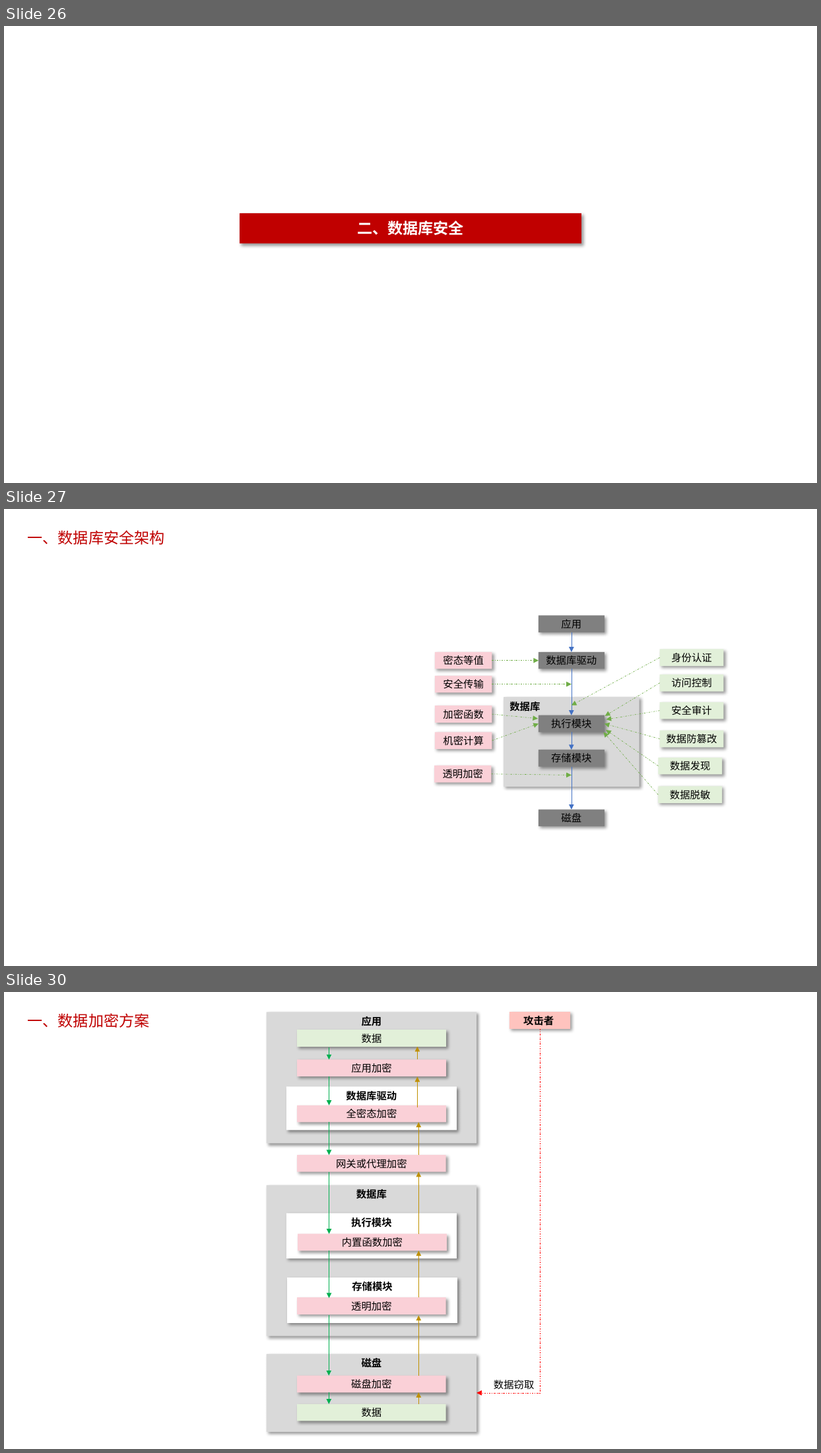
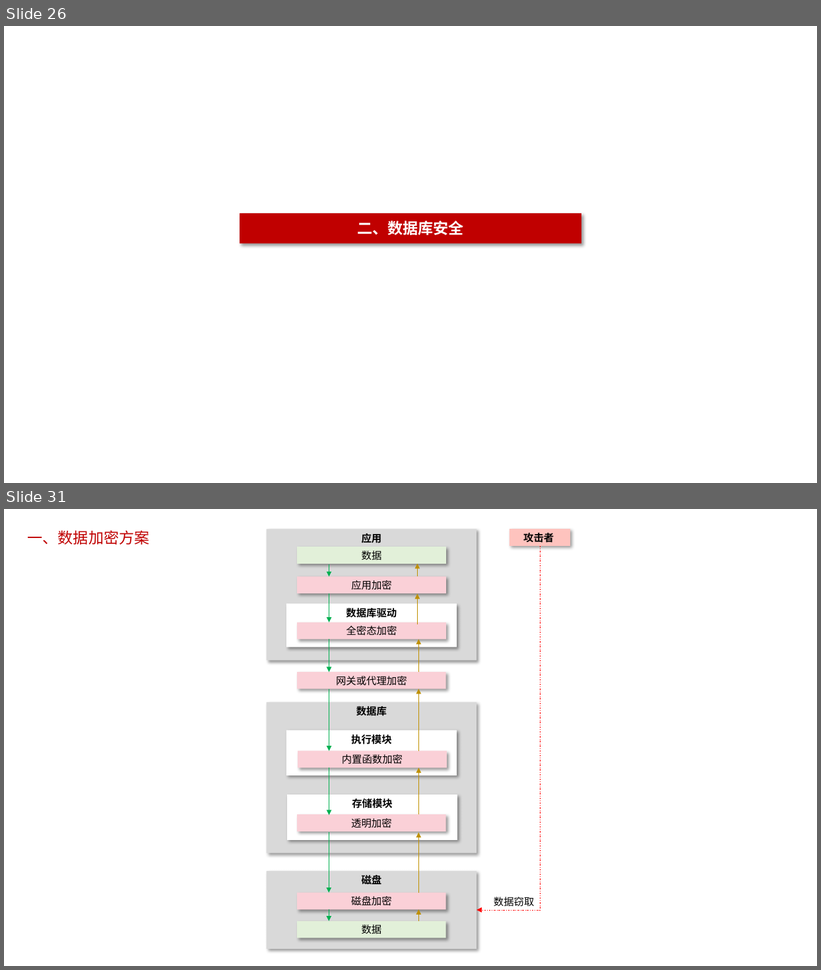
Before and after one commit to poorkk/lorand, a slide deck: source/doc/数据库安全.pptx. Shown one above the other, each under a label of ours: slides 26, 27 and 30 before the commit, slides 26 and 31 after it; the slides between them are not shown. The pictures are 821x1453 and 821x970 pixels, drawn with LibreOffice and Linux fonts; fonts in the diff are those of the drawing. Boxes give left, top, right and bottom in pixels: in the first picture for what was removed or moved away, otherwise in the second. Text is boxed around its words. In the diff, an @@ line names an element or a change of style, - is before the commit and + after.

```diff
--- a/source/doc/数据库安全.pptx
+++ b/source/doc/数据库安全.pptx
@@ slide 27 removed at (4, 509, 817, 966), background #FFFFFF @@
@@ text removed at (28, 530, 165, 545) @@
-一、数据库安全架构
@@ rectangle removed at (539, 616, 605, 633) @@
-应用
@@ arrow removed from (572, 633) to (572, 652) @@
@@ rectangle removed at (435, 652, 492, 669) @@
-密态等值
@@ arrow removed from (492, 661) to (539, 661) @@
@@ rectangle removed at (539, 652, 605, 669) @@
-数据库驱动
@@ arrow removed from (660, 658) to (572, 706) @@
@@ rectangle removed at (660, 650, 724, 666) @@
-身份认证
@@ rectangle removed at (435, 676, 492, 693) @@
-安全传输
@@ arrow removed from (492, 684) to (572, 684) @@
@@ arrow removed from (572, 669) to (572, 715) @@
@@ arrow removed from (660, 683) to (605, 716) @@
@@ rectangle removed at (660, 675, 724, 692) @@
-访问控制
@@ rectangle removed at (435, 706, 492, 723) @@
-加密函数
@@ rectangle removed at (504, 698, 639, 787) @@
-数据库
@@ rectangle removed at (660, 702, 724, 720) @@
-安全审计
@@ arrow removed from (492, 714) to (539, 719) @@
@@ arrow removed from (492, 741) to (539, 723) @@
@@ rectangle removed at (539, 715, 605, 732) @@
-执行模块
@@ arrow removed from (660, 739) to (605, 723) @@
@@ arrow removed from (660, 711) to (607, 720) @@
@@ rectangle removed at (435, 732, 492, 749) @@
-机密计算
@@ arrow removed from (572, 732) to (572, 750) @@
@@ arrow removed from (659, 795) to (604, 732) @@
@@ arrow removed from (659, 766) to (606, 730) @@
@@ rectangle removed at (660, 730, 724, 747) @@
-数据防篡改
@@ rectangle removed at (435, 766, 491, 783) @@
-透明加密
@@ rectangle removed at (539, 750, 605, 767) @@
-存储模块
@@ rectangle removed at (659, 758, 723, 775) @@
-数据发现
@@ arrow removed from (491, 774) to (572, 776) @@
@@ arrow removed from (572, 767) to (572, 810) @@
@@ rectangle removed at (659, 787, 723, 803) @@
-数据脱敏
@@ rectangle removed at (539, 810, 605, 827) @@
-磁盘
@@ what was slide 30 is now slide 31 @@
```
Also in this commit, not shown: 3 slides changed, 2 slides added.
